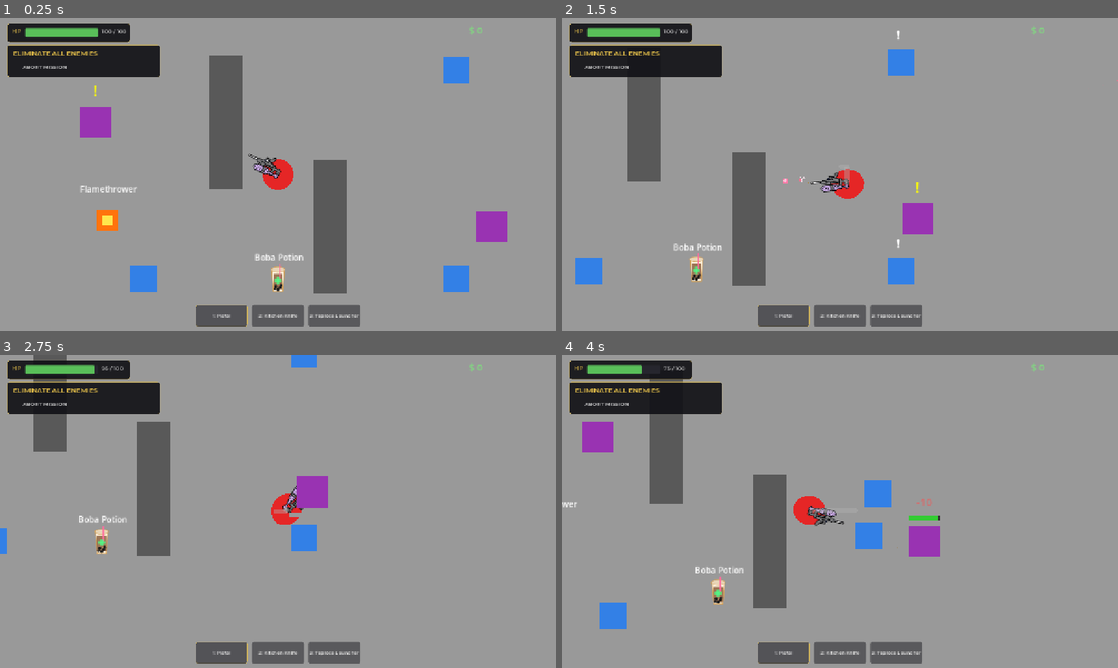
Above: before the commit, frames 1-4 (two rows, left to right).
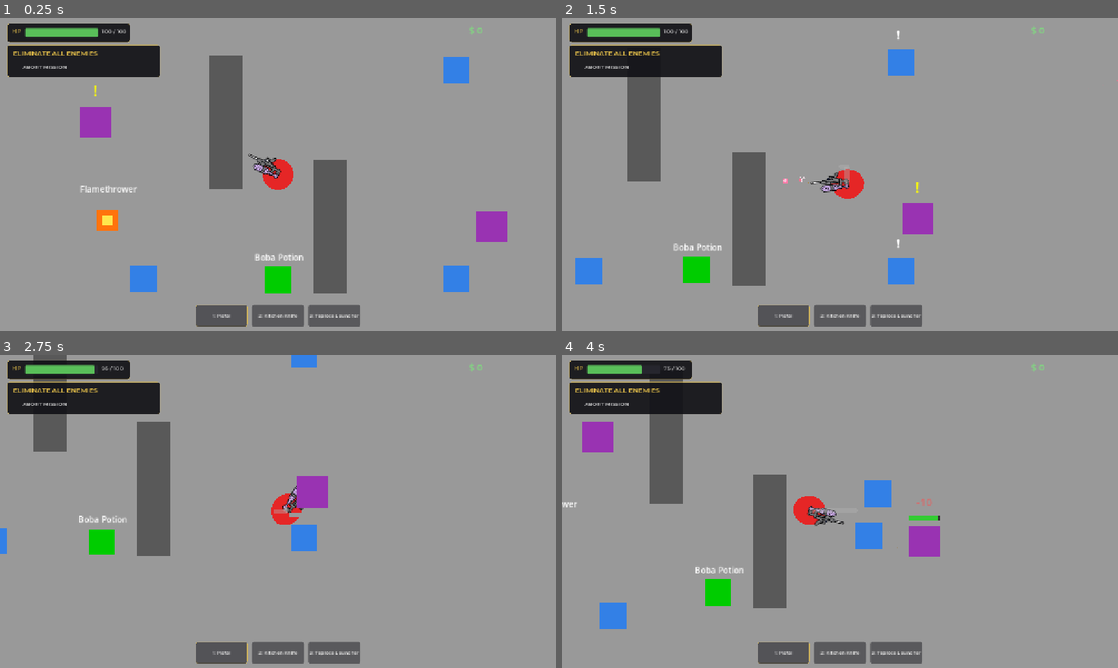
Above: after the commit, the same moments.

Repository: coyote321/BobaGame
Game: Godot game, scene res://Scenes/MissionScene.tscn
Two runs of this game, one before a commit and one after it. Both use one fixed random seed, a clock stepped at 60 frames per second and the inputs below. This scene is started directly instead of the project's main scene.
Inputs (mouse positions are in pixels of both pictures, inside the frame that each line leads up to):
- Up to frame 1 (0.25 s): no input
- Up to frame 2 (1.5 s): tap Enter at 0.5 s; move the mouse to (962, 158) at 0.52 s; hold D (move_right) 0.53-1.28 s; tap G (ability) at 0.6 s; click (962, 158) at 0.67 s; move the mouse to (728, 190) at 1.27 s; hold S (move_down) from 1.28 s (still down); right-click (728, 190) at 1.35 s; click (728, 190) at 1.42 s
- Up to frame 3 (2.75 s): move the mouse to (333, 442) at 2.02 s; release S (move_down) at 2.03 s; hold D (move_right) from 2.03 s (still down); hold Ctrl (crouch) from 2.03 s (still down); click (333, 442) at 2.17 s
- Up to frame 4 (4 s): move the mouse to (812, 574) at 2.77 s; release D (move_right) at 2.78 s; release Ctrl (crouch) at 2.78 s; hold W (move_up) 2.78-3.53 s; tap E (interact) at 2.85 s; click (812, 574) at 2.92 s; move the mouse to (1006, 558) at 3.52 s; hold A (move_left) from 3.53 s (still down); hold Shift (sprint) from 3.53 s (still down); click (1006, 558) at 3.67 s

The runs differ from the first frame. In frame 1, 0.4% of the frame differs, in the area x 47-53%, y 78-88%; in frame 2, 0.4%, in the area x 21-27%, y 75-85%; in frame 3, 0.4%; in frame 4, 0.4%.

Commit message:
texture change

Diff:
--- a/Scenes/BobaHealingPotion.tscn
+++ b/Scenes/BobaHealingPotion.tscn
@@ -1,7 +1,6 @@
-[gd_scene load_steps=3 format=3]
+[gd_scene load_steps=2 format=3]
 
 [ext_resource type="Script" path="res://Scripts/BobaHealingPotion.gd" id="1_script"]
-[ext_resource type="Texture2D" path="res://Assets/Sprites/boba_cup.svg" id="2_sprite"]
 
 [sub_resource type="CircleShape2D" id="CircleShape2D_heal"]
 radius = 40.0
@@ -11,8 +10,12 @@
 collision_mask = 2
 script = ExtResource("1_script")
 
-[node name="Sprite2D" type="Sprite2D" parent="."]
-texture = ExtResource("2_sprite")
+[node name="ColorRect" type="ColorRect" parent="."]
+offset_left = -25.0
+offset_top = -25.0
+offset_right = 25.0
+offset_bottom = 25.0
+color = Color(0.0, 0.8, 0.0, 1.0)
 
 [node name="Label" type="Label" parent="."]
 offset_left = -45.0
--- a/Scenes/KitchenKnife.tscn
+++ b/Scenes/KitchenKnife.tscn
@@ -1,15 +1,13 @@
-[gd_scene load_steps=3 format=3 uid="uid://knife_scene"]
+[gd_scene load_steps=3 format=3 uid="uid://dbkbq2liu22dc"]
 
-[ext_resource type="Texture2D" path="res://Assets/Sprites/kitchen_knife.png" id="1_knife"]
-[ext_resource type="Script" path="res://Scripts/KnifeWeapon.gd" id="2_script"]
+[ext_resource type="Texture2D" uid="uid://c5txps3myukwp" path="res://Assets/Sprites/kitchen_knife.png" id="1_knife"]
+[ext_resource type="Script" uid="uid://lcifx1jid4wu" path="res://Scripts/KnifeWeapon.gd" id="2_script"]
 
 [node name="KitchenKnife" type="Node2D"]
 script = ExtResource("2_script")
 
 [node name="Sprite" type="Sprite2D" parent="."]
-scale = Vector2(1.0, 1.0)
 texture = ExtResource("1_knife")
-texture_filter = 0
 
 [node name="Muzzle" type="Marker2D" parent="."]
 position = Vector2(26, -5)
--- a/Scripts/KnifeWeapon.gd
+++ b/Scripts/KnifeWeapon.gd
@@ -12,6 +12,7 @@
 
 	_play_shot_animation(facing_dir, melee_anim_tuning)
 	_play_melee_swing(tuning)
+	_play_knife_sound()
 	player.global_position += facing_dir * float(tuning.get("lunge_distance", 8.0))
 
 	var melee_range = float(tuning.get("melee_range", 80.0))
@@ -30,6 +31,17 @@
 						_spawn_melee_hit_effect(enemy.global_position, burst_color)
 
 	player.fire_cooldown = _get_fire_rate()
+
+# ---------------------------------------------------------------------------
+#  Knife sound effect
+# ---------------------------------------------------------------------------
+
+func _play_knife_sound() -> void:
+	var sfx = AudioStreamPlayer.new()
+	sfx.volume_db = 0.0
+	player.get_parent().add_child(sfx)
+	sfx.play()
+	sfx.finished.connect(sfx.queue_free)
 
 # ---------------------------------------------------------------------------
 #  Melee swing animation
